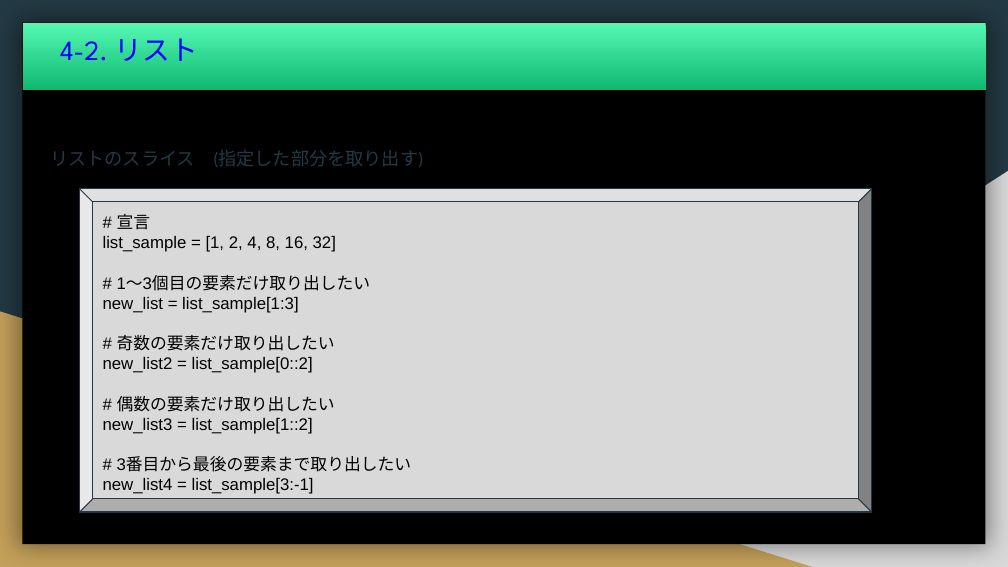
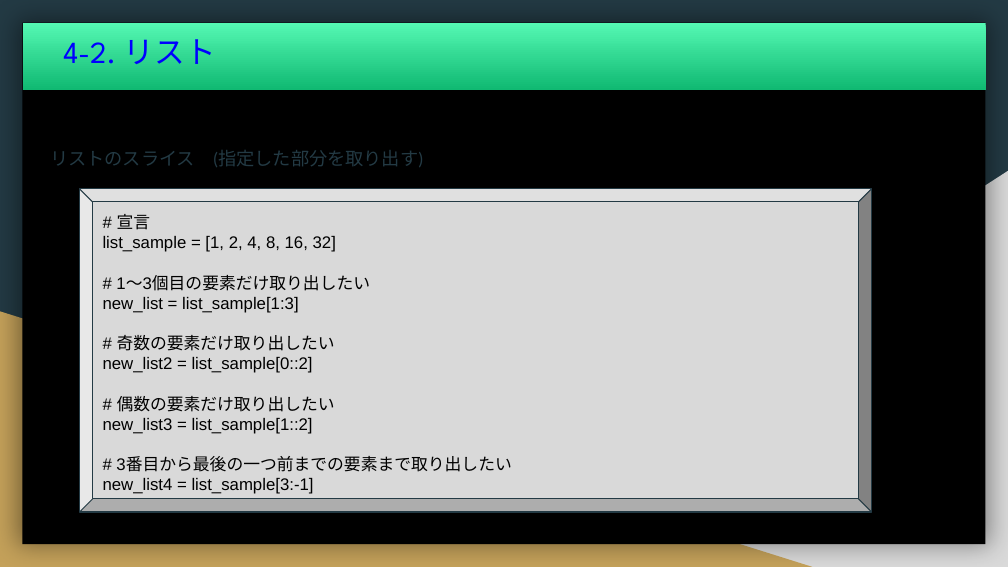
Before and after one commit to f-mio/ICTClub_uexc, a slide deck: slide 20 of 20210407_python/20210407_ICT同好会資料_20210330編集.pptx. Drawn at 1008x567 pixels with LibreOffice and Linux fonts; fonts in the diff are those of the drawing. Boxes give left, top, right and bottom in pixels: in the first picture for what was removed or moved away, otherwise in the second. Text is boxed around its words. In the diff, an @@ line names an element or a change of style, - is before the commit and + after.

```diff
--- a/20210407_python/20210407_ICT同好会資料_20210330編集.pptx
+++ b/20210407_python/20210407_ICT同好会資料_20210330編集.pptx
@@ rectangle "4-2. リスト" at [22,23,986,90]: size 19.8 to 21.9 pt @@
@@ text in bevel at [116,456,511,472]: text changed @@
-# 3番目から最後の要素まで取り出したい
+# 3番目から最後の一つ前までの要素まで取り出したい
```
Also in this commit, not shown: 24 other slides changed, 2 other files.
